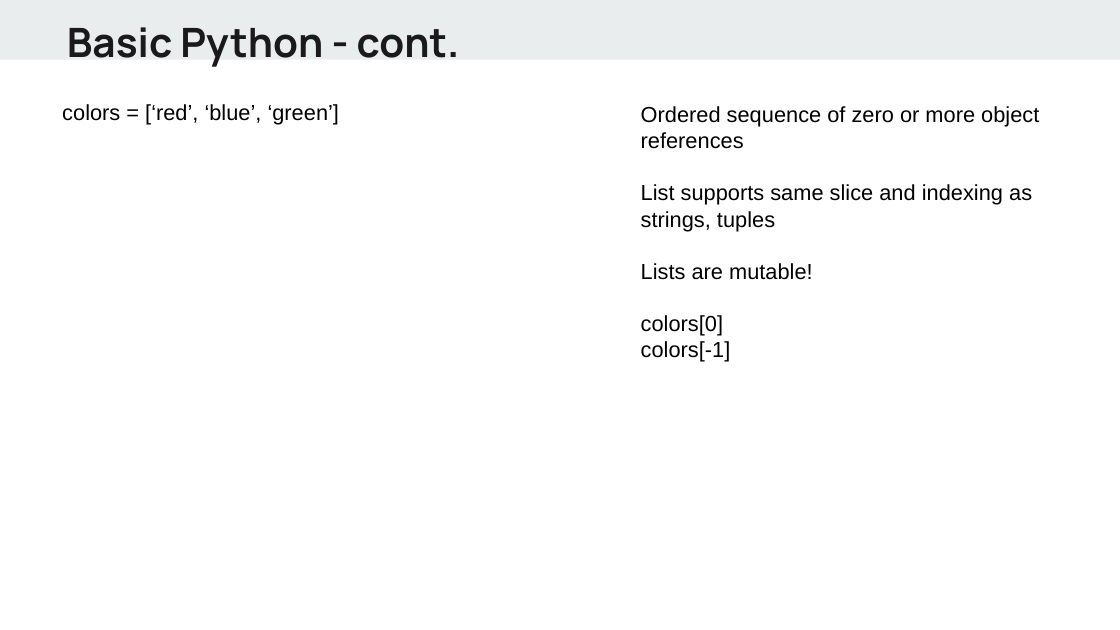
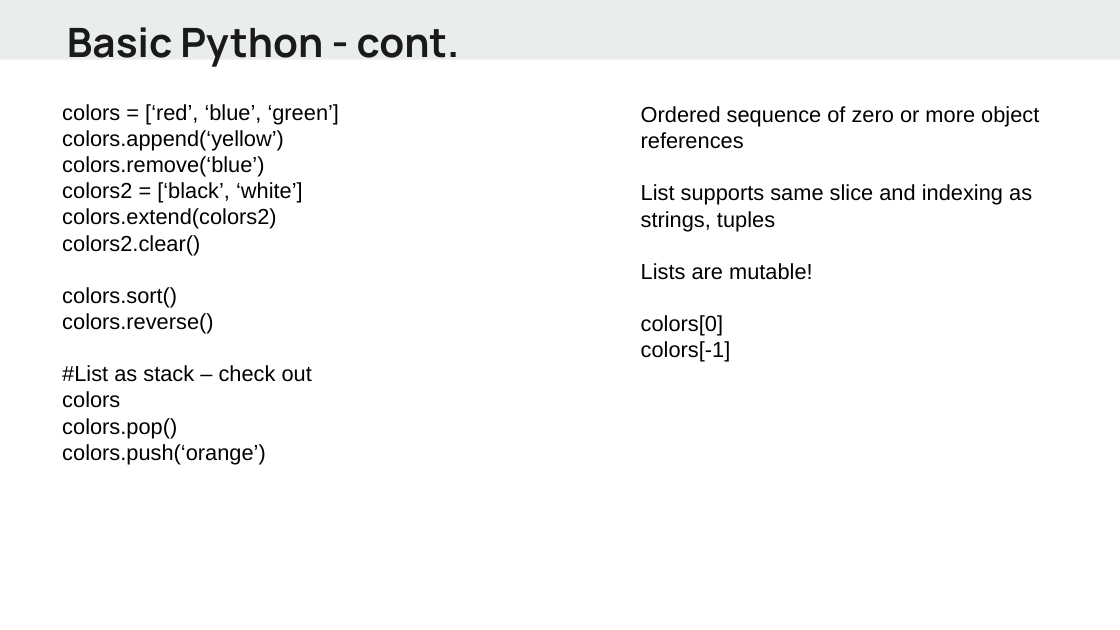
Before and after one commit to alif0/hello_world, a slide deck: slide 17 of lectures/Python - day1.pptx. Drawn at 1120x630 pixels with LibreOffice and Linux fonts; fonts in the diff are those of the drawing. Boxes give left, top, right and bottom in pixels: in the first picture for what was removed or moved away, otherwise in the second. Text is boxed around its words. In the diff, an @@ line names an element or a change of style, - is before the commit and + after.

Commit message:
update deck

```diff
--- a/lectures/Python - day1.pptx
+++ b/lectures/Python - day1.pptx
@@ text at <box>62,130,312,464</box>: paragraphs added @@
+colors.append(‘yellow’)
+colors.remove(‘blue’)
+colors2 = [‘black’, ‘white’]
+colors.extend(colors2)
+colors2.clear()
+colors.sort()
+colors.reverse()
+#List as stack – check out
+colors
+colors.pop()
+colors.push(‘orange’)
```
Also in this commit, not shown: 1 other slide changed, 1 slide added.
